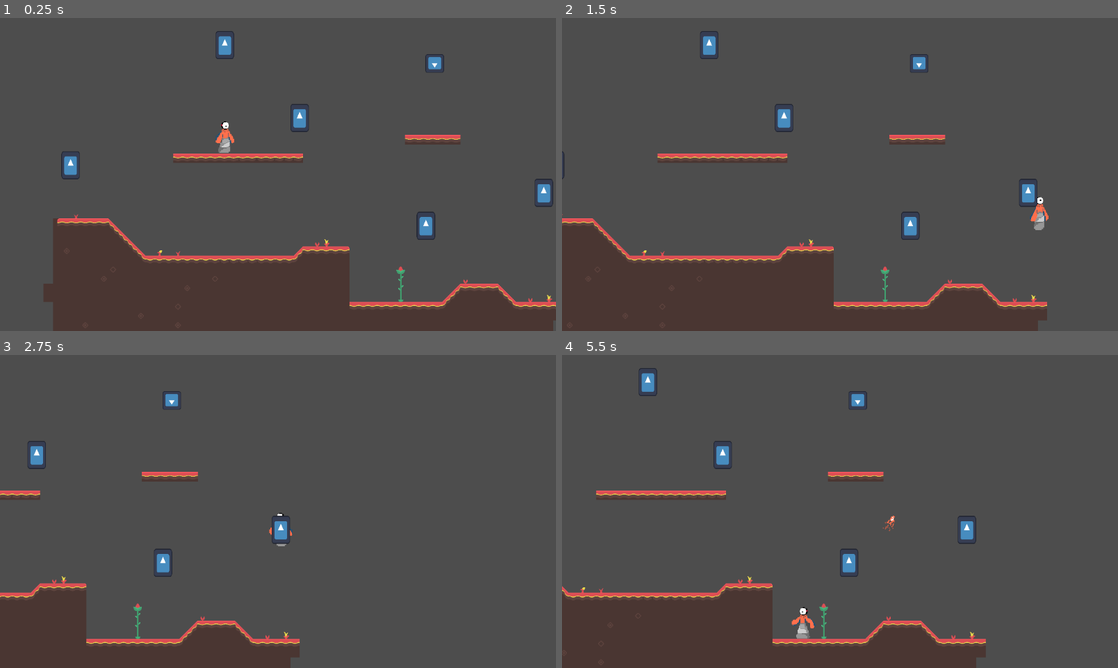
Above: before the commit, frames 1-4 (two rows, left to right).
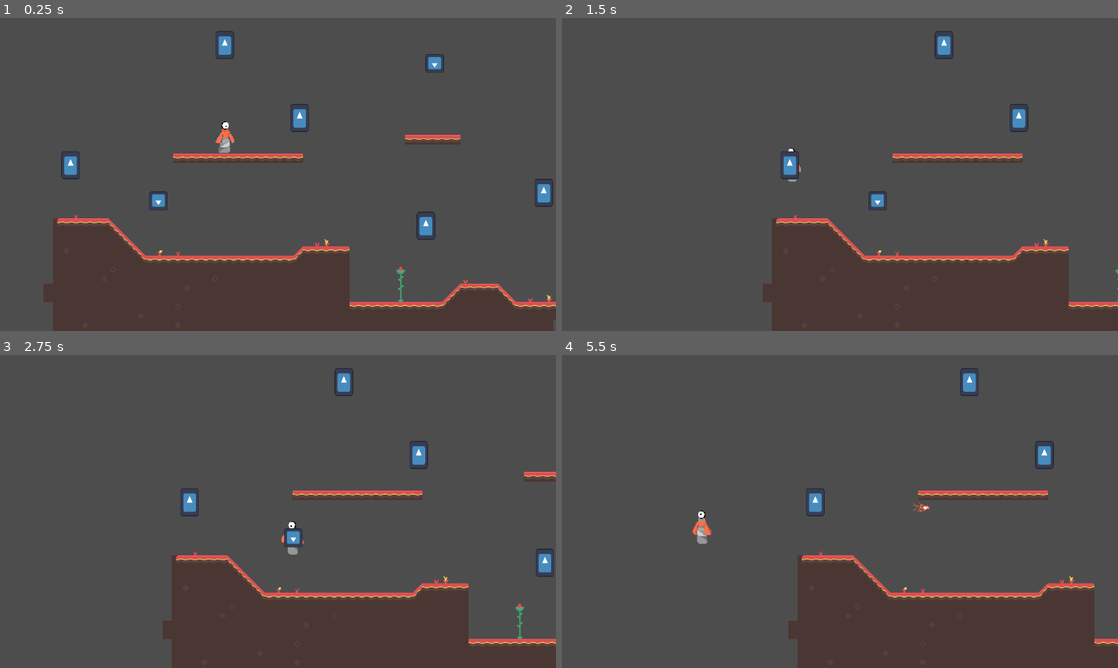
Above: after the commit, the same moments.

Repository: unsaltedkale/Quilt
Game: Godot game, scene res://Emily WIP/etest.tscn
Two runs of this game, one before a commit and one after it. Both use one fixed random seed, a clock stepped at 60 frames per second and the inputs below. This scene is started directly instead of the project's main scene. The engine's default icon, where the game draws it, is replaced by a stand-in: a white triangle on a blue panel in a dark square.
Inputs (mouse positions are in pixels of both pictures, inside the frame that each line leads up to):
- Up to frame 1 (0.25 s): no input
- Up to frame 2 (1.5 s): move the mouse to (962, 158) at 0.52 s; hold D (move_right) from 0.53 s (still down); click (962, 158) at 0.6 s; tap Space (jump) at 0.77 s; move the mouse to (728, 190) at 1.27 s; tap S (crouch) at 1.35 s
- Up to frame 3 (2.75 s): tap Space (jump) at 1.52 s; click (166, 527) at 1.55 s; move the mouse to (333, 442) at 2.02 s; release D (move_right) at 2.03 s; hold A (move_left) from 2.03 s (still down); click (333, 442) at 2.1 s
- Up to frame 4 (5.5 s): move the mouse to (812, 574) at 2.77 s; release A (move_left) at 2.78 s; hold D (move_right) 2.78-4.28 s; tap E (interact) at 2.85 s; tap Space (jump) at 3.02, 3.77, 4.52 s; click (812, 574) at 3.05 s; move the mouse to (1006, 558) at 3.52 s; click (1006, 558) at 3.6 s; move the mouse to (673, 464) at 4.27 s; hold A (move_left) 4.28-5.03 s; tap S (crouch) at 4.35 s; click (673, 464) at 4.55 s; move the mouse to (867, 511) at 5.02 s; hold D (move_right) from 5.03 s (still down); click (867, 511) at 5.1 s

The runs differ from the first frame. In frame 1, 0.1% of the frame differs, in the area x 26-31%, y 55-62%; in frame 2, 21%; in frame 3, 21%; in frame 4, 24%, in the area x 0-100%, y 4-100%.

Commit message:
controller & multiple stasis

Diff:
--- a/Emily WIP/Scripts/input_component.gd
+++ b/Emily WIP/Scripts/input_component.gd
@@ -2,6 +2,8 @@
 extends Node
 
 var input_horizontal: float = 0.0
+var input_recoil_vert: float = 0.0
+var input_recoil_horz: float = 0.0
 
 func _process(delta: float) -> void:
 	input_horizontal = Input.get_axis("move_left","move_right")
@@ -14,3 +16,7 @@
 
 func get_crouch_input() -> bool:
 	return Input.is_action_just_pressed("crouch")
+
+func get_recoil_input(delta: float) -> void:
+	input_recoil_vert = Input.get_axis("recoil_up","recoil_down")
+	input_recoil_horz = Input.get_axis("recoil_right","recoil_left")
--- a/Emily WIP/Scripts/recoil_component.gd
+++ b/Emily WIP/Scripts/recoil_component.gd
@@ -12,11 +12,16 @@
 	can_shoot = body.can_shoot
 	if Input.is_action_just_pressed("fire_projectile") and can_shoot:
 		body.velocity = recoil_velocity_equation()
-
 		#print("player direction ", player_direction, "player act pos ", body.global_position)
 
 func recoil_velocity_equation():
+	# if joystick: n = joystick_direction
+	#else: n = player_direction
+	#var value = n * force * -1
+	#recoil up, right, left, and down
+	#var joystick_direction = Input.get_vector()
 	var player_direction = Player.get_local_mouse_position().normalized()
 	var value = player_direction * force * -1
+
 	#print((rad_to_deg(value.angle())))
 	return value
--- a/Emily WIP/Scripts/stasis.gd
+++ b/Emily WIP/Scripts/stasis.gd
@@ -4,17 +4,16 @@
 
 func _process(_delta):
 	if player.is_suspended_stasis:
+		player.position += Vector2(0,-.1665)
 		player.velocity = Vector2(0,0)
-		print("payer vel: ",player.velocity)
-		player.position = position # take out and gets right stasis, gravity active
-		print("stasis pos: ", position)
 
 func on_body_entered(area: Area2D):
 	if not player.is_suspended_stasis:
 		if area.is_in_group("Projectile") or area.is_in_group("Player"):
 			player.is_suspended_stasis = true
+			player.velocity = Vector2(0,0)
+			player.position = position
 			print("stasis pos: ", position)
-			player.position = position #in list of stasis, get collided stasis
 			player.collected_objects = player.max_stars
 	else:
 		if area.is_in_group("Projectile"):
--- a/Emily WIP/Scripts/zipline.gd
+++ b/Emily WIP/Scripts/zipline.gd
@@ -2,7 +2,7 @@
 @onready var player = $"../Player"
 
 var platform_speed: Vector2 = Vector2(.05,0)
-var end_position: Vector2 = Vector2(6470,1234)
+@export var end_position: Vector2 = Vector2(6470,1234)
 
 func _process(delta: float) -> void:
 	if player.is_suspended_zipline:
--- a/Emily WIP/etest.tscn
+++ b/Emily WIP/etest.tscn
@@ -707,4 +707,8 @@
 [node name="Stasis5" parent="." instance=ExtResource("16_d83c3")]
 position = Vector2(6591, 2125)
 
+[node name="Zipline2" parent="." instance=ExtResource("17_ga07m")]
+position = Vector2(3929, 2182)
+end_position = Vector2(4200, 2182)
+
 [connection signal="timeout" from="Timer" to="." method="_on_timer_timeout"]
